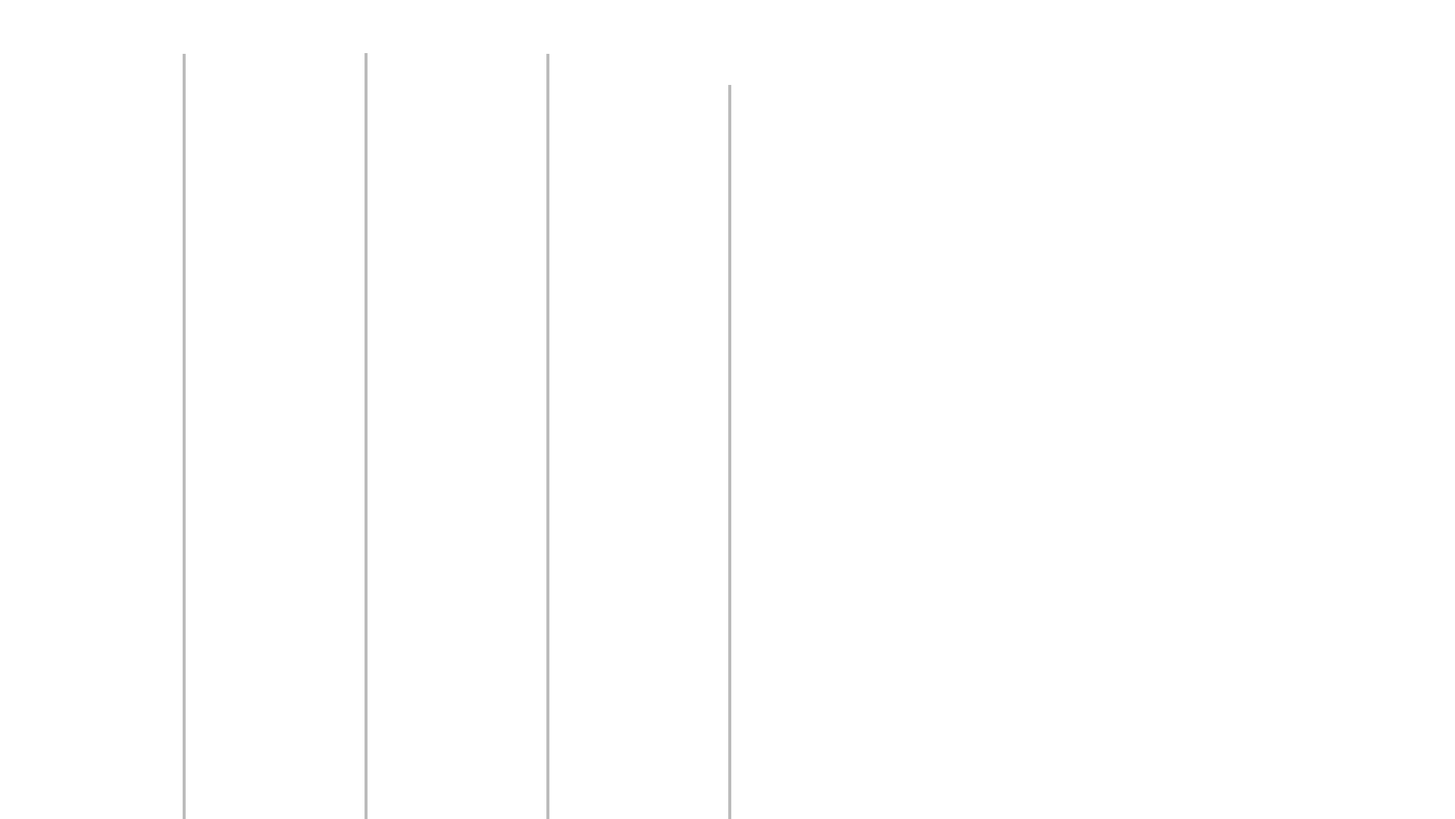
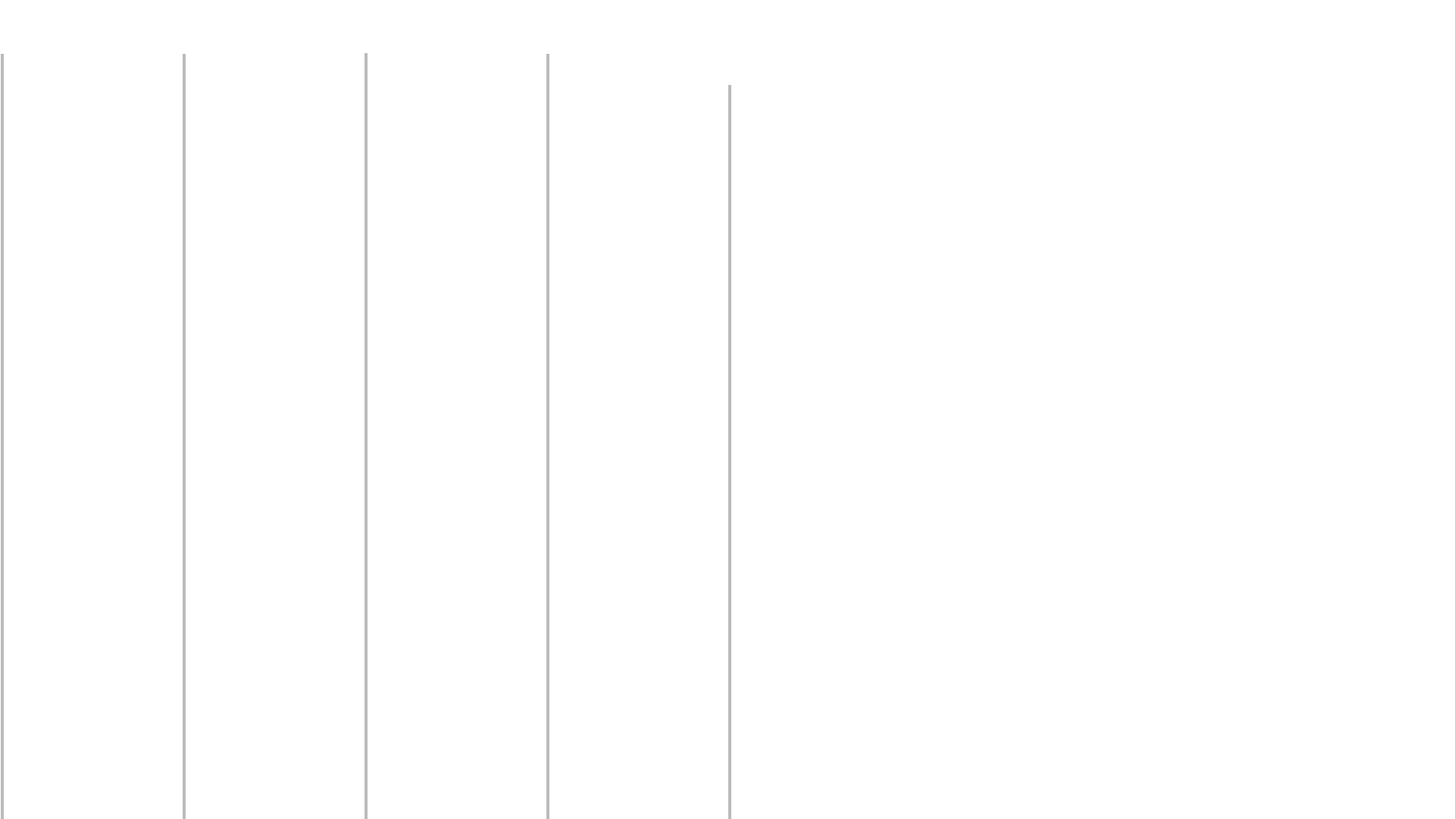
The second 1455x819 image is a revision of the first. Changes to its layers:
added layer "色" above "背景" over [0, 53, 4, 819]
